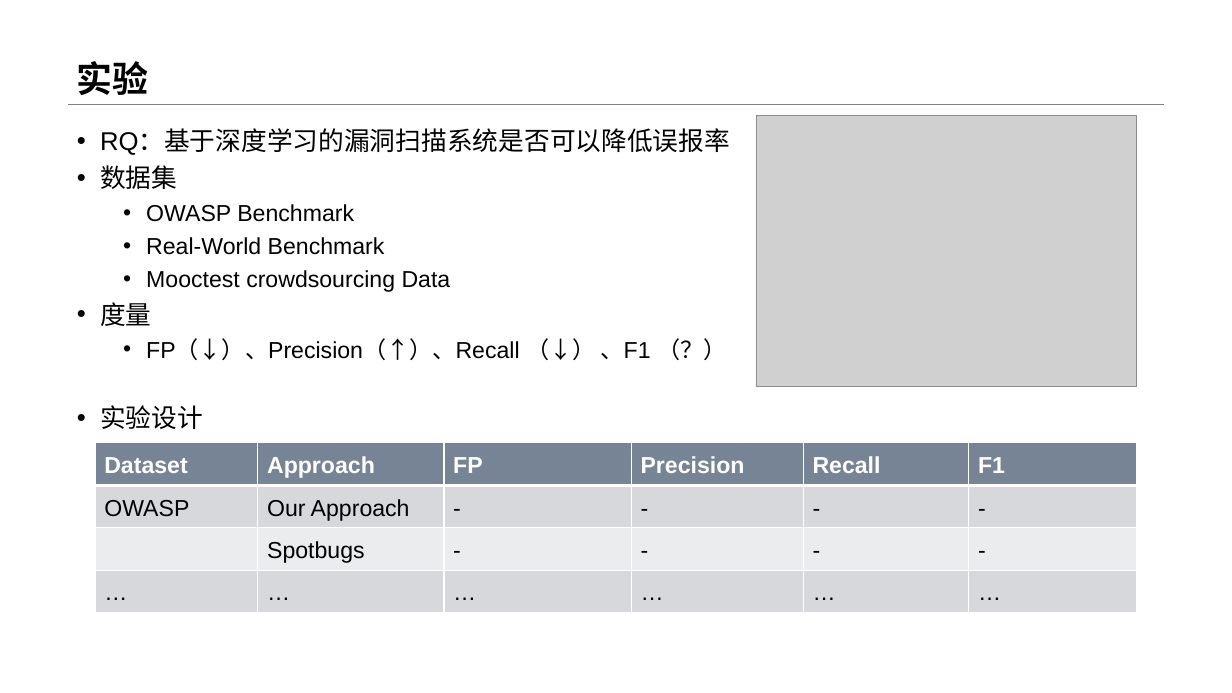
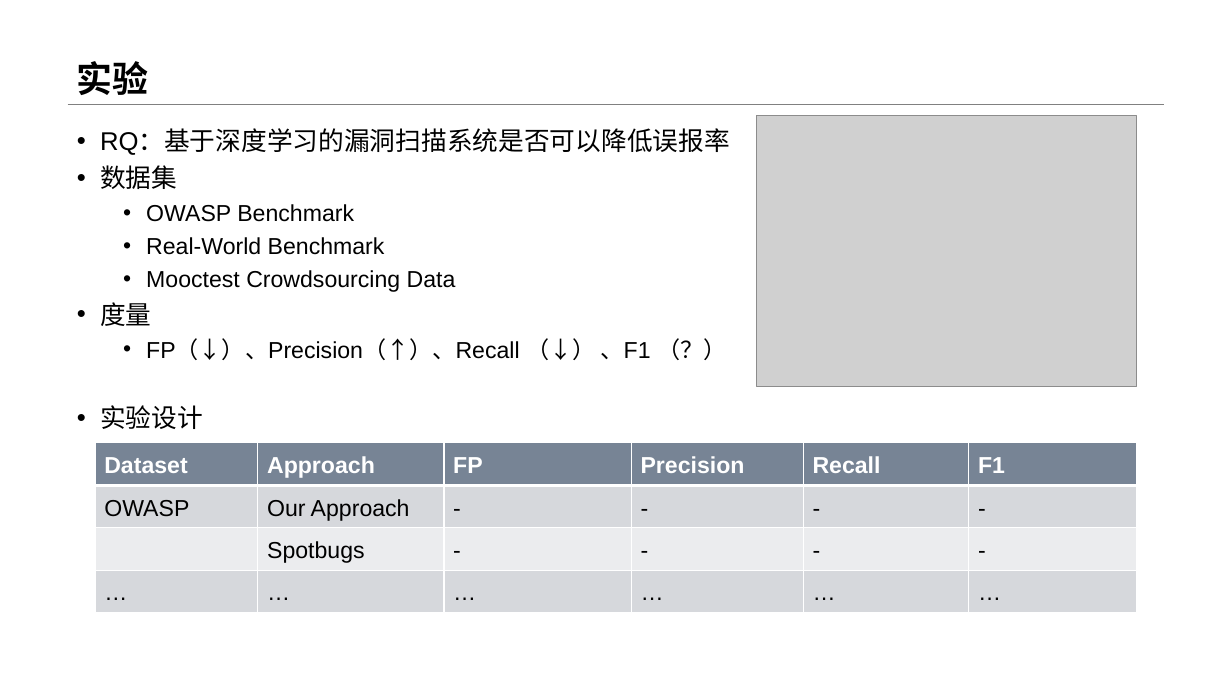
Before and after one commit to Anemone95/MLDetectVuln, a slide deck: slide 19 of 开题/基于深度学习的漏洞扫描系统.pptx (slide 18 before the commit). Drawn at 1232x693 pixels with LibreOffice and Linux fonts; fonts in the diff are those of the drawing; grey boxes stand for pictures. Boxes give left, top, right and bottom in pixels: in the first picture for what was removed or moved away, otherwise in the second. Text is boxed around its words. In the diff, an @@ line names an element or a change of style, - is before the commit and + after.

```diff
--- a/开题/基于深度学习的漏洞扫描系统.pptx
+++ b/开题/基于深度学习的漏洞扫描系统.pptx
@@ text at bbox=[146, 270, 456, 292]: text changed @@
-  • Mooctest crowdsourcing Data
+  • Mooctest Crowdsourcing Data
```
Also in this commit, not shown: 6 other slides changed, 2 slides added, 1 slide removed, 12 other files.
